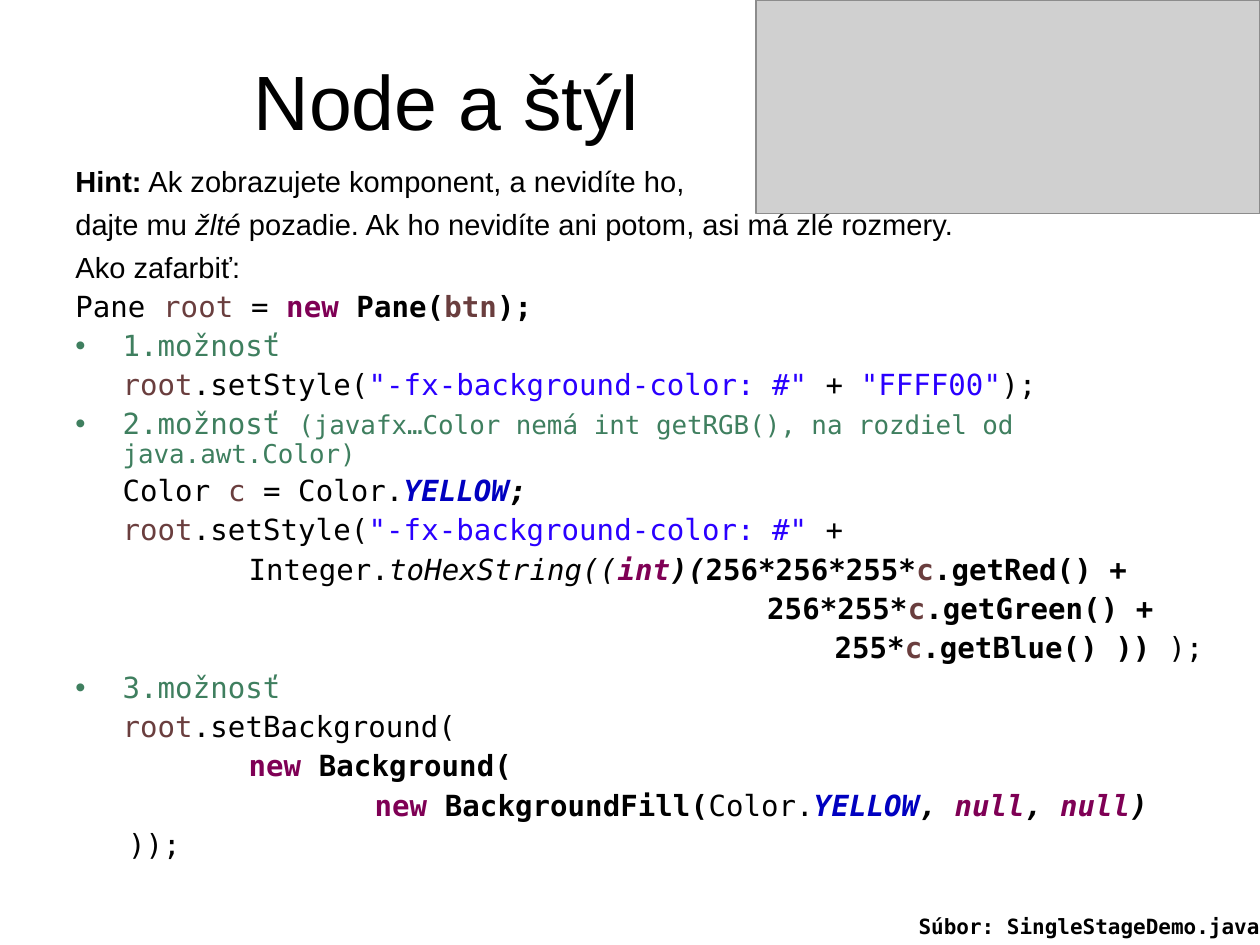
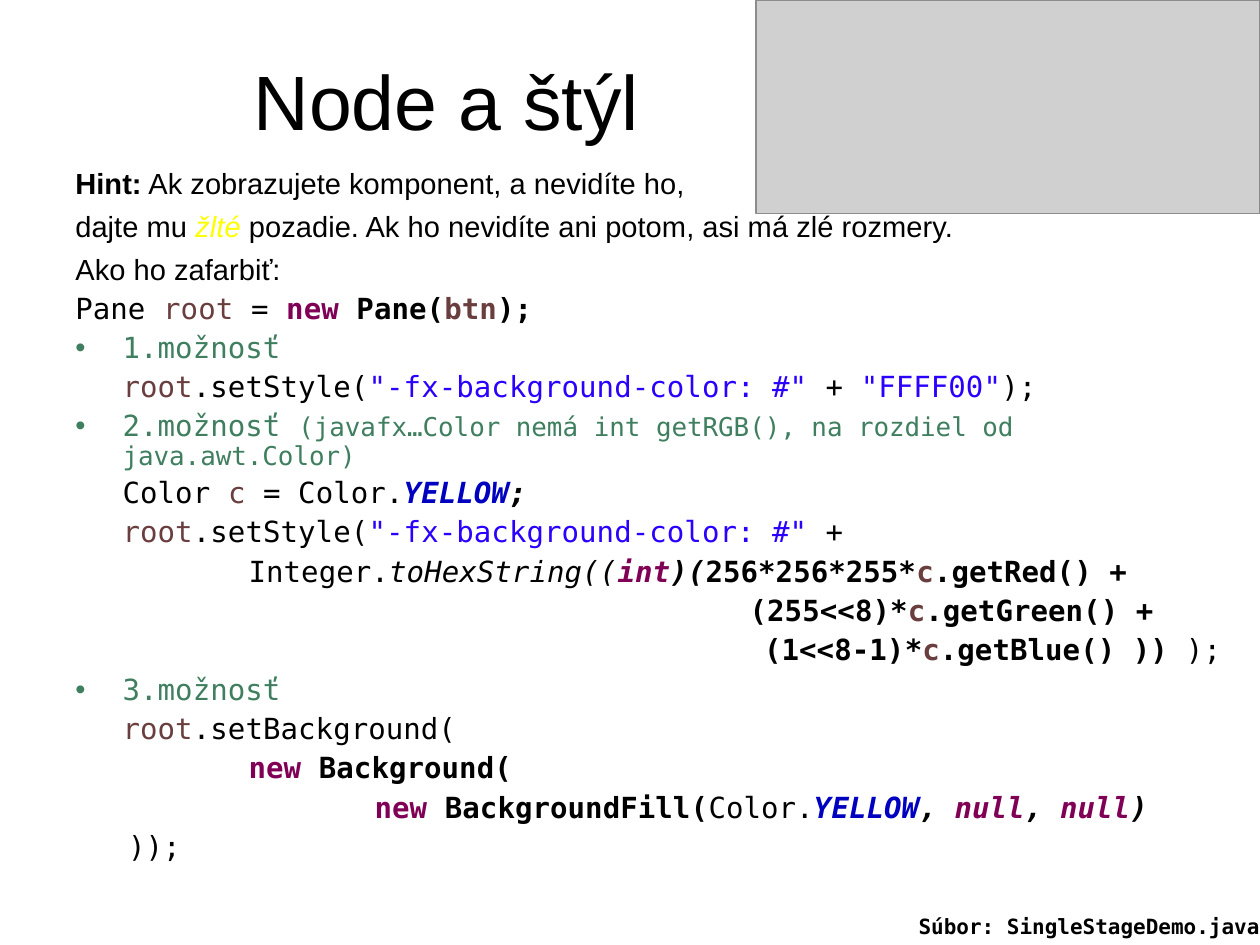
Before and after one commit to Programovanie4/Prednasky, a slide deck: slide 5 of 11/11_java.ppt (slide 3 before the commit). Drawn at 1260x945 pixels with LibreOffice and Linux fonts; fonts in the diff are those of the drawing; grey boxes stand for pictures. Boxes give left, top, right and bottom in pixels: in the first picture for what was removed or moved away, otherwise in the second. Text is boxed around its words. In the diff, an @@ line names an element or a change of style, - is before the commit and + after.

```diff
--- a/11/11_java.ppt
+++ b/11/11_java.ppt
@@ text at [75,215,953,242]: text colour #000000 to #FFFF00 in "žlté" @@
@@ text at [75,259,280,281]: text changed @@
-Ako zafarbiť:
+Ako ho zafarbiť:
@@ text at [750,599,1119,666]: text changed @@
-256*255*c.getGreen() +
-255*c.getBlue() )) );
+(255<<8)*c.getGreen() +
+(1<<8-1)*c.getBlue() )) );
```
Also in this commit, not shown: 4 other slides changed, 8 slides added, 3 slides removed, 3 other files.
